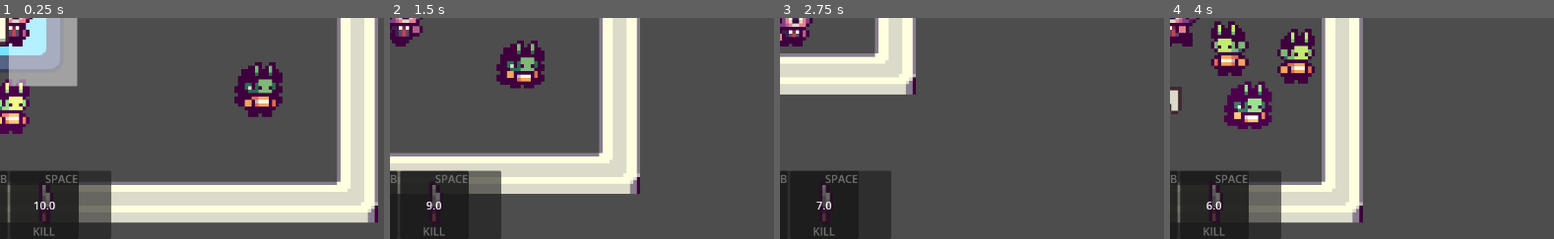
Above: before the commit, frames 1-4 (left to right).
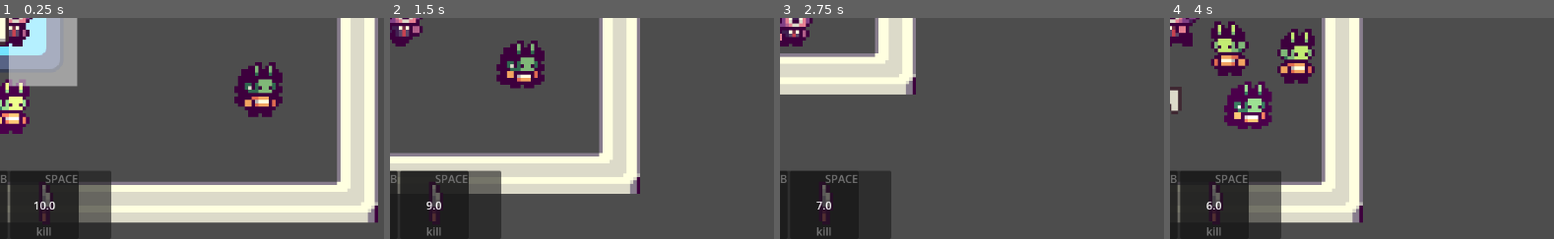
Above: after the commit, the same moments.

Repository: EEGAR1/summer-game-jam
Game: Godot game, scene res://scenes/main.tscn
Same seed, same stepped clock (60 frames per second), same inputs: the game is played once before the commit and once after it. The engine's default icon, where the game draws it, is replaced by a stand-in: a white triangle on a blue panel in a dark square.
Inputs (mouse positions are % of the whole screen's width and height, from its top left):
- Up to frame 1 (0.25 s): no input
- Up to frame 2 (1.5 s): move the mouse to (33, 60) at 0.52 s; press the mouse at (33, 60) at 0.53 s; hold D (move_right) 0.53-1.28 s; move the mouse to (13, 38) at 1.27 s; release the mouse at (13, 38) at 1.28 s; hold S (move_down) from 1.28 s (still down); right-click (13, 38) at 1.35 s
- Up to frame 3 (2.75 s): move the mouse to (69, 28) at 2.02 s; release S (move_down) at 2.03 s; press the mouse at (69, 28) at 2.03 s; hold D (move_right) from 2.03 s (still down)
- Up to frame 4 (4 s): move the mouse to (34, 34) at 2.77 s; release D (move_right) at 2.78 s; release the mouse at (34, 34) at 2.78 s; hold W (move_up) 2.78-3.53 s; right-click (34, 34) at 2.85 s; move the mouse to (51, 66) at 3.52 s; press the mouse at (51, 66) at 3.53 s; hold A (move_left) from 3.53 s (still down)
The pictures show only the part of the screen within x 50-100%, y 50-100%; the shares and areas given below are measured in that part.

The runs differ from the first frame. In frame 1, 0.1% of the frame differs, in the area x 8-15%, y 94-99%; in frame 2, 0.1%; in frame 3, 0.1%; in frame 4, 0.1%.

Commit message:
UI Updates

Diff:
--- a/scenes/abilities/visual/kill_ability_visual.tscn
+++ b/scenes/abilities/visual/kill_ability_visual.tscn
@@ -38,7 +38,7 @@
 offset_top = -23.0
 grow_horizontal = 2
 grow_vertical = 0
-text = "KILL"
+text = "kill"
 horizontal_alignment = 1
 
 [node name="CooldownPanel" type="Panel" parent="." unique_id=996997780]
--- a/scenes/main.tscn
+++ b/scenes/main.tscn
@@ -232,6 +232,7 @@
 anchor_right = 1.0
 offset_bottom = 23.0
 grow_horizontal = 2
+theme_override_font_sizes/font_size = 36
 text = "SELECT TARGET FOR ACTION"
 horizontal_alignment = 1
 
